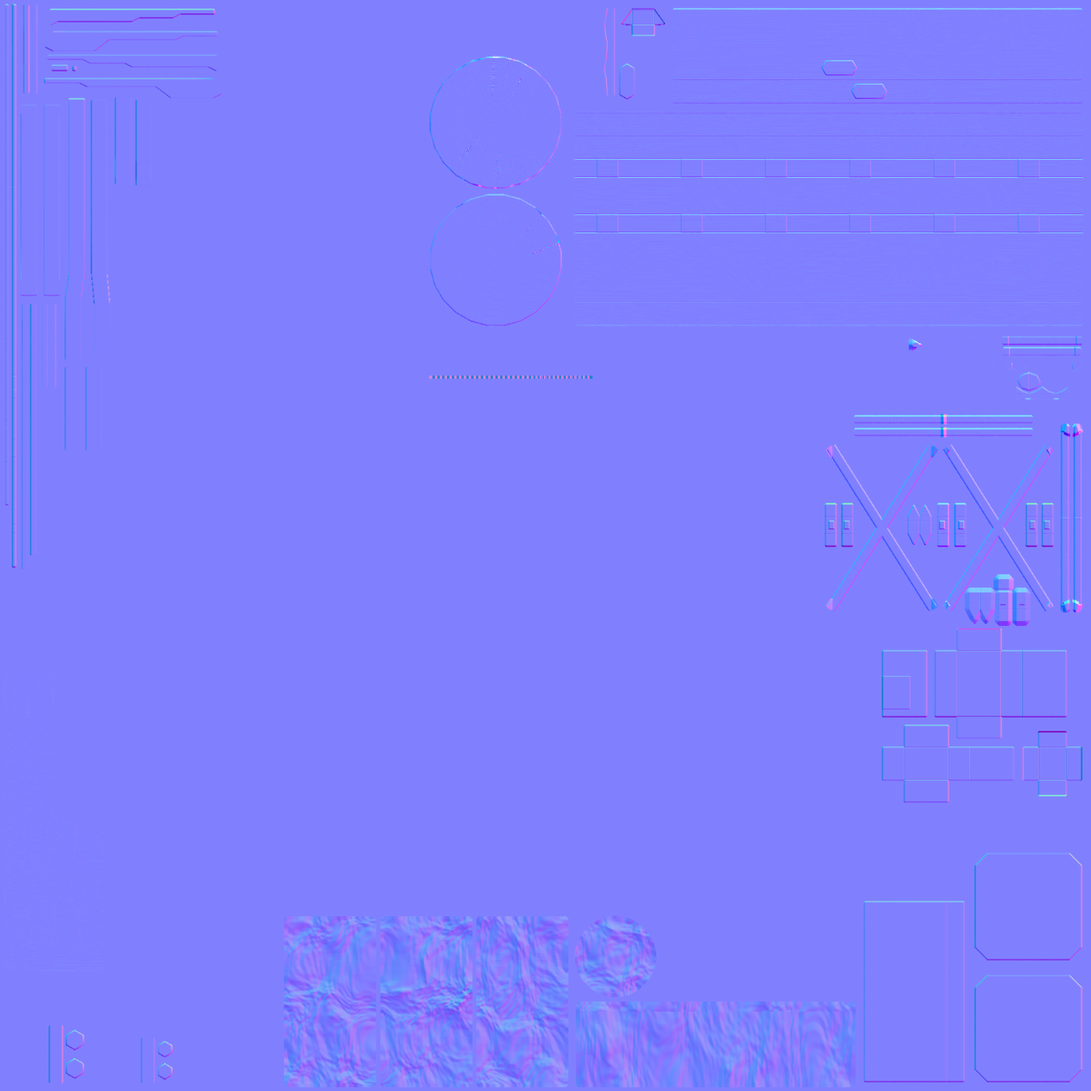
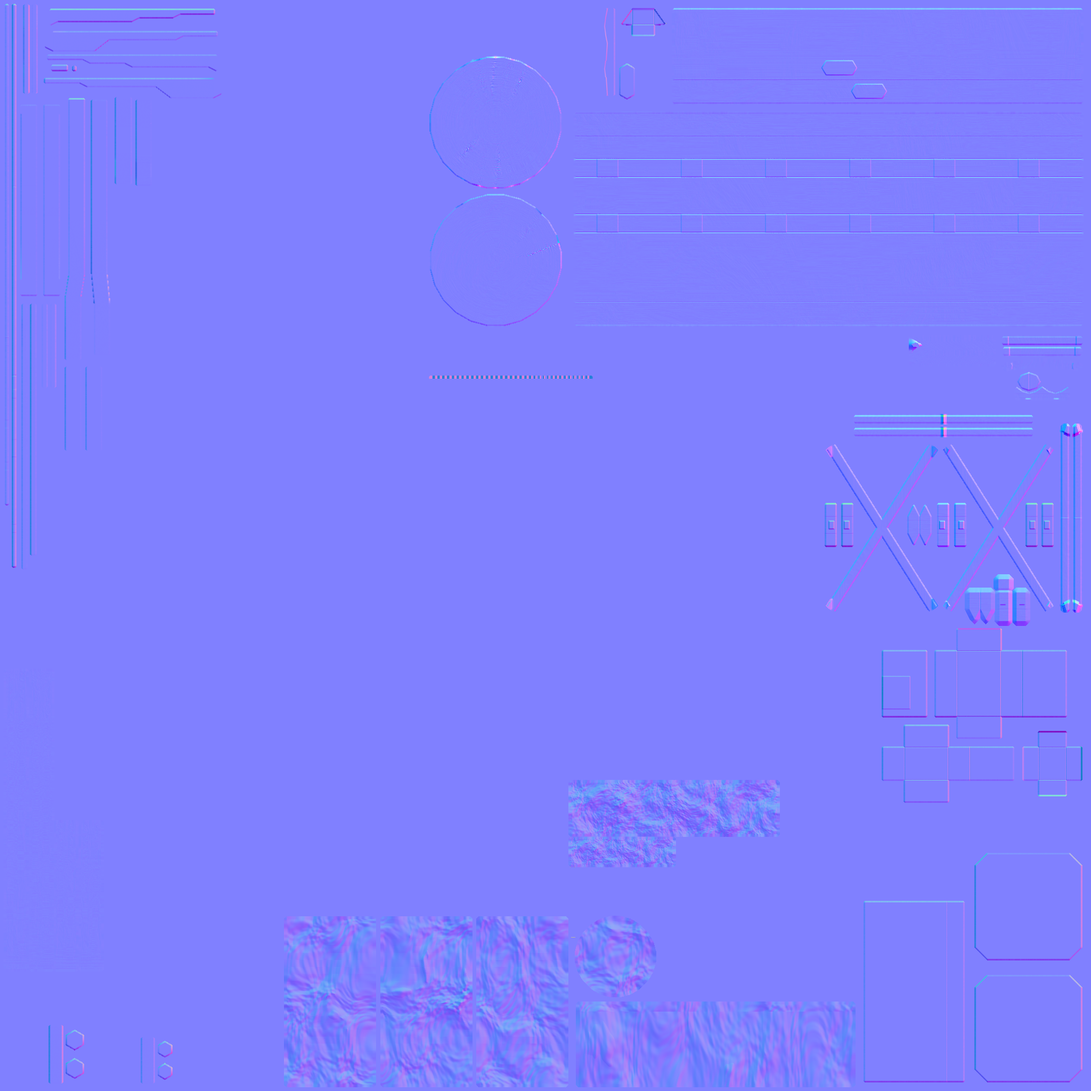
Revision of a layered 1091px x 1091px image; what changed, layer by layer:
painted on "NOM_Upper1_NRM.png" over (568, 780, 781, 939)
